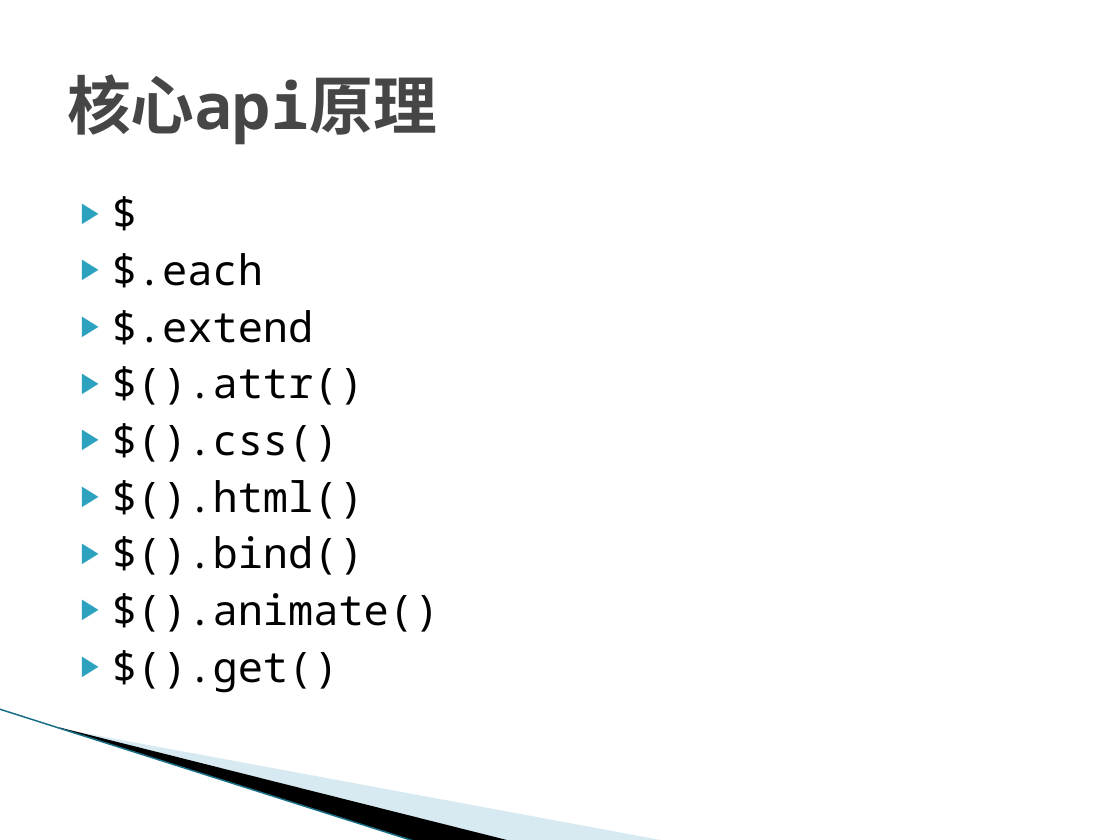
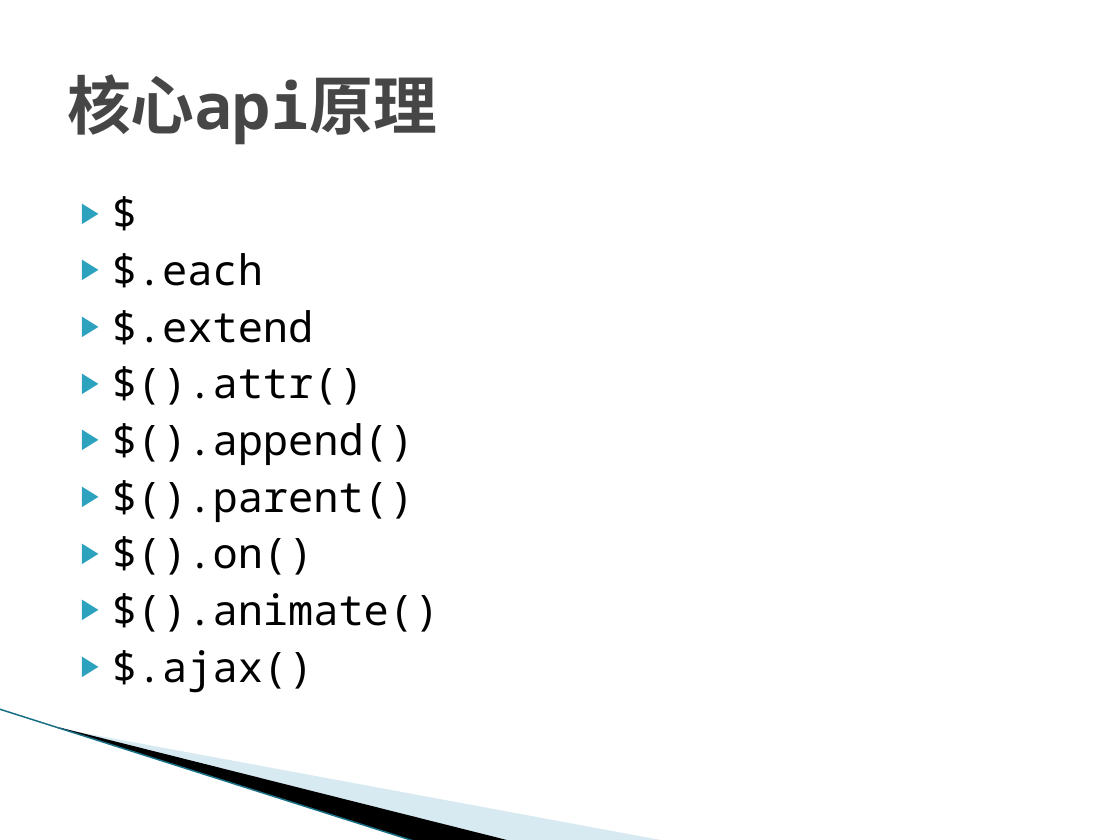
Before and after one commit to temberature/squery, a slide deck: slide 4 of doc/jQuery源码鉴赏.pptx (slide 20 before the commit). Drawn at 1120x840 pixels with LibreOffice and Linux fonts; fonts in the diff are those of the drawing; background and template pictures are left out. Boxes give left, top, right and bottom in pixels: in the first picture for what was removed or moved away, otherwise in the second. Text is boxed around its words. In the diff, an @@ line names an element or a change of style, - is before the commit and + after.

```diff
--- a/doc/jQuery源码鉴赏.pptx
+++ b/doc/jQuery源码鉴赏.pptx
@@ text at (x1=112, y1=423, x2=414, y2=575): text changed @@
-▶ $().css()
-▶ $().html()
-▶ $().bind()
+▶ $().append()
+▶ $().parent()
+▶ $().on()
@@ text at (x1=112, y1=650, x2=314, y2=693): text changed @@
-▶ $().get()
+▶ $.ajax()
```
Also in this commit, not shown: 7 other slides changed, 28 slides added, 7 slides removed, 24 other files.
